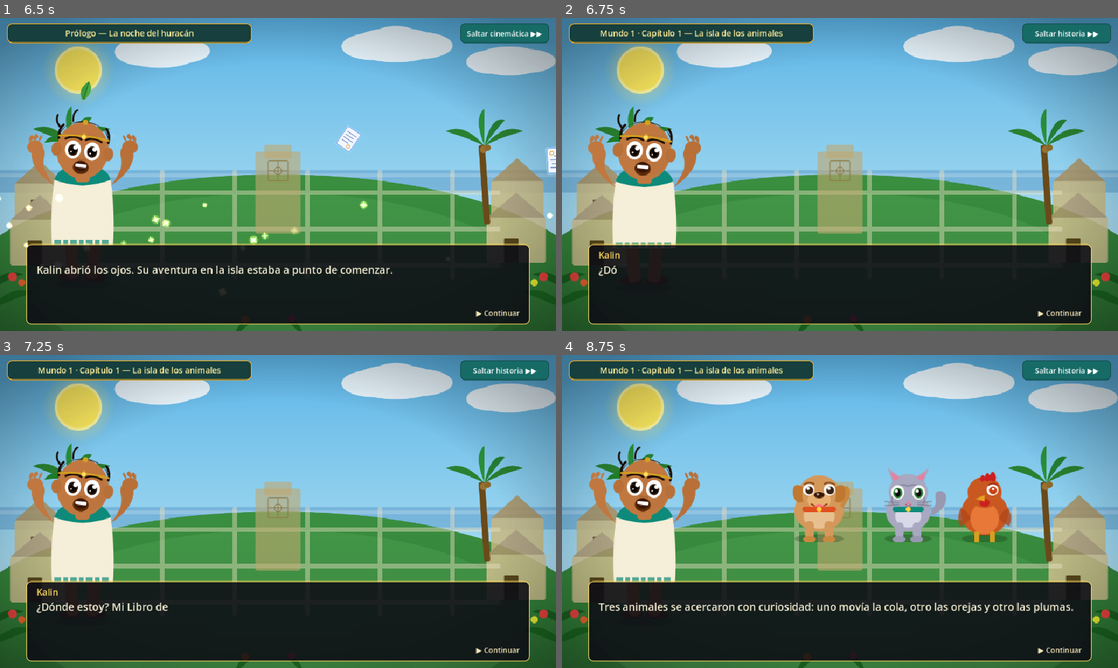
Above: before the commit, frames 1-4 (two rows, left to right).
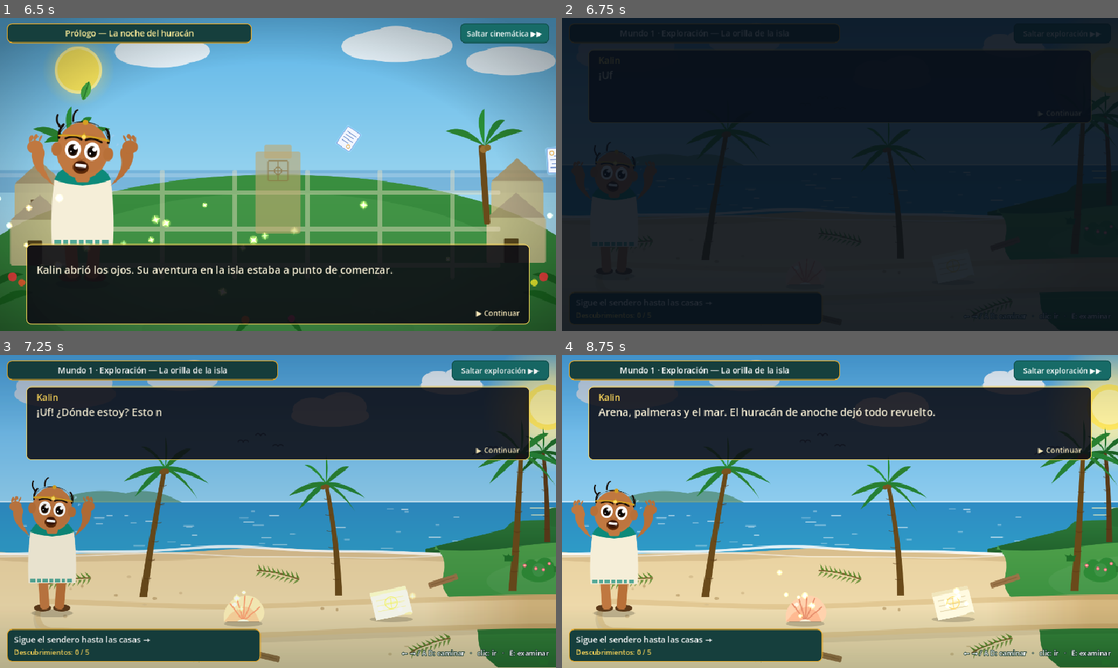
Above: after the commit, the same moments.

Repository: ElRaizer/Kalin-Libro-De-Portales
Game: Godot game, scene res://scenes/Intro.tscn
The game is run twice, just before and just after one commit, with the same random seed, the same clock (stepped at 60 frames per second) and the same inputs.
Inputs (mouse positions are in pixels of both pictures, inside the frame that each line leads up to):
- Up to frame 1 (6.5 s): click "Saltar intro" at 0.5 s; click "Comenzar aventura" at 1.25 s; tap Enter (ui_accept) at 2, 2.27, 5.27 s; move the mouse to (400, 158) at 2.02 s; hold Right (kalin_derecha) 2.03-2.75 s; hold E (kalin_interactuar) 2.03-2.75 s; click (400, 158) at 2.17 s; drag from (166, 190) to (250, 237) at 2.77 s; move the mouse to (333, 105) at 3.52 s; hold Right (kalin_derecha) 3.53-4.25 s; tap Keypad Enter at 3.6 s; drag from (250, 237) to (111, 127) at 4.27 s; move the mouse to (444, 221) at 5.02 s; hold Left (kalin_izquierda) 5.03-5.75 s; tap Space at 5.1 s; drag from (111, 127) to (194, 96) at 5.77 s
- Up to frame 2 (6.75 s): move the mouse to (867, 174) at 6.52 s; hold Down (ui_down) from 6.53 s (still down); hold E (kalin_interactuar) from 6.53 s (still down); click (867, 174) at 6.67 s
- Up to frame 3 (7.25 s): keep holding Down (ui_down); keep holding E (kalin_interactuar)
- Up to frame 4 (8.75 s): release Down (ui_down) at 7.25 s; release E (kalin_interactuar) at 7.25 s; drag from (756, 433) to (728, 527) at 7.27 s; move the mouse to (962, 495) at 8.02 s; hold Up (ui_up) from 8.03 s (still down); tap Keypad Enter at 8.1 s; tap Enter (ui_accept) at 8.27 s

Frame 1 is identical in both runs. In frame 2, 78% of the frame differs, in the area x 0-100%, y 0-100%; in frame 3, 83%; in frame 4, 86%.

Commit message:
Exploración de la orilla
Se agrega la exploración de la isla entre la cinemática del huracán y el Capítulo 1 para que el jugador recorra el entorno antes de hablar con los animales.

Diff:
--- a/scenes/world1/Cine1_NocheHuracan.tscn
+++ b/scenes/world1/Cine1_NocheHuracan.tscn
@@ -57,7 +57,7 @@
 
 [node name="Cine1" instance=ExtResource("1_base")]
 chapter_title = "Prólogo — La noche del huracán"
-next_scene_key = "world1_story1"
+next_scene_key = "world1_explore1"
 beats = Array[ExtResource("2_beat")]([SubResource("Beat_1"), SubResource("Beat_2"), SubResource("Beat_3"), SubResource("Beat_4"), SubResource("Beat_5")])
 
 [node name="SkipButton" parent="UI" index="1"]
--- /dev/null
+++ b/scenes/world1/Exploracion1_OrillaIsla.tscn
@@ -0,0 +1,110 @@
+[gd_scene format=3]
+
+[ext_resource type="PackedScene" path="res://scenes/components/ExplorationScene.tscn" id="1_base"]
+[ext_resource type="PackedScene" path="res://scenes/components/ExplorationSpot.tscn" id="2_spot"]
+[ext_resource type="Texture2D" path="res://Arte/exploracion/prop_concha.svg" id="3_concha"]
+[ext_resource type="Texture2D" path="res://Arte/exploracion/prop_pagina.svg" id="4_pagina"]
+[ext_resource type="Texture2D" path="res://Arte/exploracion/prop_tronco.svg" id="5_tronco"]
+[ext_resource type="Texture2D" path="res://Arte/exploracion/prop_piedra_sakbeh.svg" id="6_piedra"]
+[ext_resource type="Texture2D" path="res://Arte/exploracion/prop_huellas.svg" id="7_huellas"]
+[ext_resource type="Texture2D" path="res://Arte/sprites/animal_kaax.svg" id="8_kaax"]
+[ext_resource type="Texture2D" path="res://Arte/sprites/animal_peek.svg" id="9_peek"]
+[ext_resource type="Texture2D" path="res://Arte/sprites/animal_miis.svg" id="10_miis"]
+
+[node name="Exploracion1" instance=ExtResource("1_base")]
+chapter_title = "Mundo 1 · Exploración — La orilla de la isla"
+next_scene_key = "world1_story1"
+objective_text = "Sigue el sendero hasta las casas →"
+intro_lines = Array[String](["¡Uf! ¿Dónde estoy? Esto no es mi cuarto...", "Arena, palmeras y el mar. El huracán de anoche dejó todo revuelto.", "Allá lejos sale humo de una casa. ¡Quizá vive alguien! Seguiré el sendero."])
+intro_surprised = true
+
+[node name="Kaax" type="Sprite2D" parent="Animales" index="0"]
+position = Vector2(3320, 592)
+scale = Vector2(1.3, 1.3)
+texture = ExtResource("8_kaax")
+offset = Vector2(0, -58)
+
+[node name="Peek" type="Sprite2D" parent="Animales" index="1"]
+position = Vector2(3460, 598)
+scale = Vector2(1.4, 1.4)
+texture = ExtResource("9_peek")
+offset = Vector2(0, -58)
+
+[node name="Miis" type="Sprite2D" parent="Animales" index="2"]
+position = Vector2(3580, 590)
+scale = Vector2(1.3, 1.3)
+texture = ExtResource("10_miis")
+offset = Vector2(0, -58)
+
+[node name="Concha" parent="Spots" index="0" instance=ExtResource("2_spot")]
+position = Vector2(560, 626)
+lines = Array[String](["Una concha de caracol. Si la acerco al oído... ¡se oye el mar!", "Ojalá también pudiera escuchar los hechizos de mi libro."])
+
+[node name="Sprite" parent="Spots/Concha" index="0"]
+texture = ExtResource("3_concha")
+offset = Vector2(0, -45)
+
+[node name="Pagina" parent="Spots" index="1" instance=ExtResource("2_spot")]
+position = Vector2(900, 618)
+prompt = "Recoger"
+lines = Array[String](["¡Una página de mi Libro de Hechizos!", "Pero... está en blanco. El huracán borró sus palabras.", "La guardaré. Tal vez alguien de esta isla me ayude a recuperarlas."])
+surprised = true
+reaction = 2
+
+[node name="Sprite" parent="Spots/Pagina" index="0"]
+texture = ExtResource("4_pagina")
+offset = Vector2(0, -50)
+
+[node name="Tronco" parent="Spots" index="2" instance=ExtResource("2_spot")]
+position = Vector2(1500, 636)
+prompt = "Mover con magia"
+lines = Array[String](["Una palmera cayó con el viento y tapa el camino.", "Es muy grande para saltarla... ¡pero puedo usar un hechizo!", "Un poco de magia... ¡arriba!"])
+reach_radius = 190.0
+blocks_path = true
+reaction = 1
+
+[node name="Sprite" parent="Spots/Tronco" index="0"]
+scale = Vector2(1.25, 1.25)
+texture = ExtResource("5_tronco")
+offset = Vector2(0, -120)
+
+[node name="Brillo" parent="Spots/Tronco" index="1"]
+position = Vector2(0, -140)
+emission_rect_extents = Vector2(150, 70)
+
+[node name="Piedra" parent="Spots" index="3" instance=ExtResource("2_spot")]
+position = Vector2(2250, 562)
+lines = Array[String](["Losas blancas en el suelo... y una piedra con dibujos tallados.", "¡Es el Sak Beh, un Camino Blanco que une a los pueblos mayas!", "El huracán rompió muchas piedras. Así es muy fácil perderse."])
+
+[node name="Sprite" parent="Spots/Piedra" index="0"]
+scale = Vector2(1.15, 1.15)
+texture = ExtResource("6_piedra")
+offset = Vector2(0, -100)
+
+[node name="Brillo" parent="Spots/Piedra" index="1"]
+position = Vector2(0, -130)
+
+[node name="Huellas" parent="Spots" index="4" instance=ExtResource("2_spot")]
+position = Vector2(2700, 618)
+lines = Array[String](["¡Huellas! Unas son de patitas con almohadillas... y otras parecen de ave.", "Van hacia las casas. ¡Voy a seguirlas!"])
+
+[node name="Sprite" parent="Spots/Huellas" index="0"]
+texture = ExtResource("7_huellas")
+offset = Vector2(0, -40)
+
+[node name="Brillo" parent="Spots/Huellas" index="1"]
+position = Vector2(0, -30)
+emission_rect_extents = Vector2(110, 20)
+
+[node name="Aldea" parent="Spots" index="5" instance=ExtResource("2_spot")]
+position = Vector2(3360, 579)
+prompt = "Saludar"
+lines = Array[String](["¡Casas... y animales! Me miran con mucha curiosidad.", "Hola... ¿alguien puede ayudarme?"])
+surprised = true
+reach_radius = 170.0
+is_goal = true
+auto_trigger = true
+
+[node name="Brillo" parent="Spots/Aldea" index="1"]
+position = Vector2(110, -150)
+emission_rect_extents = Vector2(160, 50)
--- a/scenes/world1/Historia1_IslaAnimales.tscn
+++ b/scenes/world1/Historia1_IslaAnimales.tscn
@@ -7,7 +7,7 @@
 [sub_resource type="Resource" id="Beat_1"]
 script = ExtResource("2_beat")
 speaker = "Kalin"
-text = "¿Dónde estoy? Mi Libro de Hechizos... ¡sus páginas están en blanco!"
+text = "Mi Libro de Hechizos tiene todas sus páginas en blanco... ¿Alguien aquí podrá ayudarme?"
 background = ExtResource("3_bg_isla")
 kalin_pose = 1
 actors = Array[String]([])
--- a/scripts/autoloads/GameManager.gd
+++ b/scripts/autoloads/GameManager.gd
@@ -111,6 +111,7 @@
 	"world1_level3":   "res://scenes/world1/Level3_GuardianesMonte.tscn",
 	"world1_level4":   "res://scenes/world1/Level4_AguaYCielo.tscn",
 	"world1_cine1":    "res://scenes/world1/Cine1_NocheHuracan.tscn",
+	"world1_explore1": "res://scenes/world1/Exploracion1_OrillaIsla.tscn",
 	"world1_story1":   "res://scenes/world1/Historia1_IslaAnimales.tscn",
 	"world1_story2":   "res://scenes/world1/Historia2_VocesBosque.tscn",
 	"world1_story3":   "res://scenes/world1/Historia3_GuardianesMonte.tscn",
